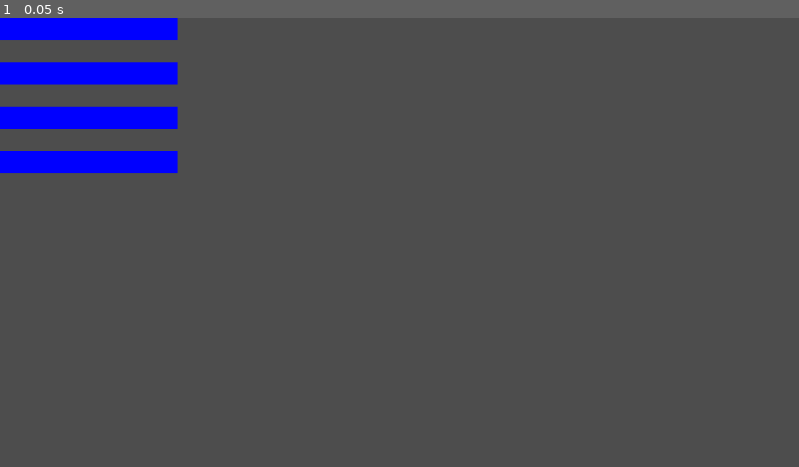
Above: before the commit, frame 1.
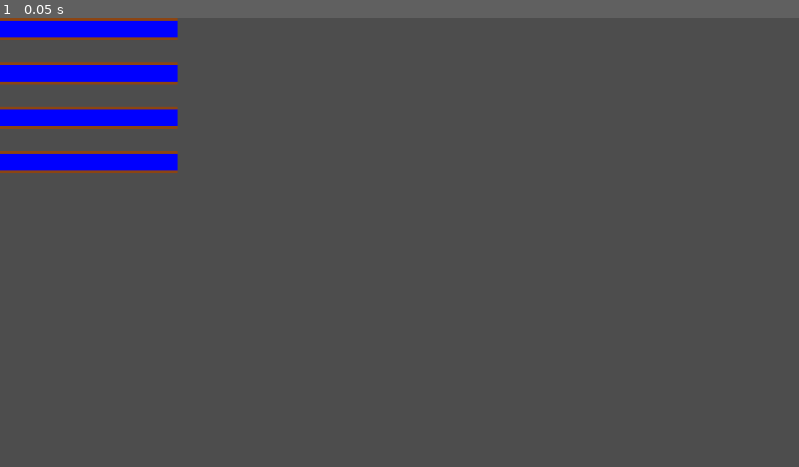
Above: after the commit, the same moment.

Repository: picasso250/gridworld
Game: Godot game, scene res://tube_test.tscn
The game is run twice, just before and just after one commit, with the same random seed, the same clock (stepped at 60 frames per second) and the same inputs.
Inputs:
- Up to frame 1 (0.05 s): no input

The runs differ from the first frame. In frame 1, 1.3% of the frame differs, in the area x 0-23%, y 0-35%.

Commit message:
水管厚度

Diff:
--- a/tube.gd
+++ b/tube.gd
@@ -2,12 +2,15 @@
 
 @export var x = 0
 @export var y = 0
-@export var pipe_width = 64 # 水管宽度
-@export var pipe_length = 32 # 水管长度
+@export var cell_width = 64 #格子宽度
+@export var pipe_width = 32 # 水管宽度
+@export var pipe_thickness = 4 # 水管厚度
 
 func _draw():
-	# 设置绘制颜色为蓝色
-	draw_rect(Rect2(Vector2(0, 0), Vector2(pipe_width, pipe_length)), Color(0, 0, 1, 1))
+	# 设置绘制土黄色的管壁
+	draw_rect(Rect2(Vector2(0, 0), Vector2(cell_width, pipe_width)), Color(0.545, 0.271, 0.075, 1))
+	# 设置绘制蓝色的水
+	draw_rect(Rect2(Vector2(0, pipe_thickness), Vector2(cell_width, pipe_width - 2 * pipe_thickness)), Color(0, 0, 1, 1))
 
 func _ready():
 	pass
